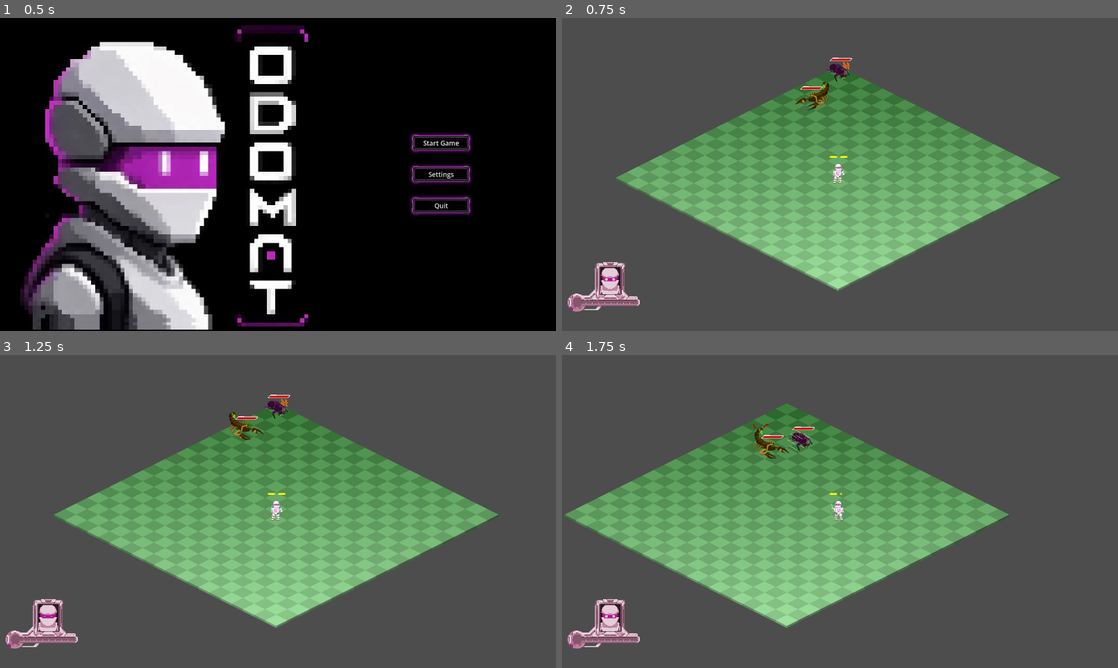
Above: before the commit, frames 1-4 (two rows, left to right).
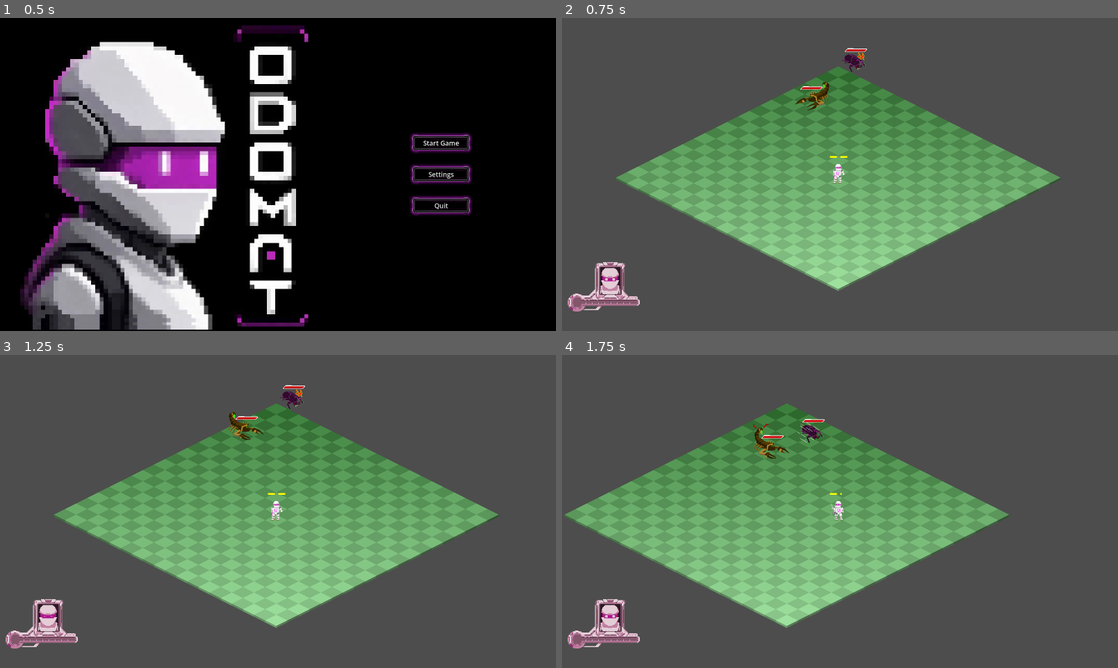
Above: after the commit, the same moments.

Repository: NoeRoberties/Odomat
Game: Godot game, scene res://Scenes/UI/MainMenu/MainMenu.tscn
The game is run twice, just before and just after one commit, with the same random seed, the same clock (stepped at 60 frames per second) and the same inputs.
Inputs (mouse positions are in pixels of both pictures, inside the frame that each line leads up to):
- Up to frame 1 (0.5 s): no input
- Up to frame 2 (0.75 s): click "Start Game" at 0.5 s
- Up to frame 3 (1.25 s): no input
- Up to frame 4 (1.75 s): tap Enter (ui_accept) at 1.25, 1.52 s; move the mouse to (962, 495) at 1.27 s; hold D (move_right) from 1.28 s (still down); hold Shift (dash) from 1.28 s (still down); click (962, 495) at 1.42 s

Frame 1 is identical in both runs. In frame 2, 0.3% of the frame differs, in the area x 47-55%, y 9-21%; in frame 3, 0.3%; in frame 4, 0.3%.

Commit message:
[ADD] New place with Old man lab

Diff:
--- /dev/null
+++ b/godot-project/odomat/Scenes/Maps/OldManLab.tscn
@@ -0,0 +1,249 @@
+[gd_scene format=3 uid="uid://duhyafo6xupe2"]
+
+[ext_resource type="Texture2D" uid="uid://dsw73d2puv3qe" path="res://Assets/Map/Lab_OldMan/Labo_vieuxfoue.png" id="1_6rheg"]
+[ext_resource type="Script" uid="uid://cxr3lx3m1i3f1" path="res://Scripts/Maps/old_man_lab.gd" id="1_416ka"]
+[ext_resource type="PackedScene" uid="uid://brnw2i2klx3j6" path="res://Scenes/Player/Player.tscn" id="2_ognfd"]
+[ext_resource type="PackedScene" uid="uid://dtqm6mc60fbp6" path="res://Scenes/NPCs/NPC.tscn" id="2_skcjh"]
+[ext_resource type="Texture2D" uid="uid://b8ir8edunkkf4" path="res://Assets/Old_man/OldMan.png" id="3_416ka"]
+
+[sub_resource type="AtlasTexture" id="AtlasTexture_skcjh"]
+atlas = ExtResource("1_6rheg")
+region = Rect2(0, 0, 625.6231, 682)
+
+[sub_resource type="AtlasTexture" id="AtlasTexture_6rheg"]
+atlas = ExtResource("1_6rheg")
+region = Rect2(703.4713, 294.39398, 490.22266, 300.34772)
+
+[sub_resource type="AtlasTexture" id="AtlasTexture_ognfd"]
+atlas = ExtResource("1_6rheg")
+region = Rect2(1238.5735, 342.72583, 276.18176, 169.16132)
+
+[sub_resource type="AtlasTexture" id="AtlasTexture_416ka"]
+atlas = ExtResource("1_6rheg")
+region = Rect2(1545.0992, 411.74384, 103.305786, 78.51242)
+
+[sub_resource type="AtlasTexture" id="AtlasTexture_54uly"]
+atlas = ExtResource("1_6rheg")
+region = Rect2(1732.5591, 367.85962, 115.70264, 127.272766)
+
+[sub_resource type="AtlasTexture" id="AtlasTexture_rf2br"]
+atlas = ExtResource("1_6rheg")
+region = Rect2(2008.0002, 350.00006, 100, 172.00006)
+
+[sub_resource type="AtlasTexture" id="AtlasTexture_qv2dn"]
+atlas = ExtResource("1_6rheg")
+region = Rect2(2203.6028, 441.49997, 274.00024, 66.00003)
+
+[sub_resource type="AtlasTexture" id="AtlasTexture_mos8o"]
+atlas = ExtResource("3_416ka")
+region = Rect2(0, 0, 64, 64)
+
+[sub_resource type="AtlasTexture" id="AtlasTexture_6p02m"]
+atlas = ExtResource("3_416ka")
+region = Rect2(64, 0, 64, 64)
+
+[sub_resource type="AtlasTexture" id="AtlasTexture_jc60t"]
+atlas = ExtResource("3_416ka")
+region = Rect2(0, 64, 64, 64)
+
+[sub_resource type="SpriteFrames" id="SpriteFrames_ibjqp"]
+animations = [{
+"frames": [{
+"duration": 1.0,
+"texture": SubResource("AtlasTexture_mos8o")
+}, {
+"duration": 1.0,
+"texture": SubResource("AtlasTexture_6p02m")
+}, {
+"duration": 1.0,
+"texture": SubResource("AtlasTexture_jc60t")
+}],
+"loop": true,
+"name": &"default",
+"speed": 4.0
+}]
+
+[sub_resource type="AtlasTexture" id="AtlasTexture_fwkfi"]
+atlas = ExtResource("1_6rheg")
+region = Rect2(2203.6028, 386.49994, 274.00024, 55.00003)
+
+[sub_resource type="RectangleShape2D" id="RectangleShape2D_6rheg"]
+size = Vector2(524, 112)
+
+[sub_resource type="RectangleShape2D" id="RectangleShape2D_416ka"]
+size = Vector2(552.94183, 111.99727)
+
+[sub_resource type="RectangleShape2D" id="RectangleShape2D_54uly"]
+size = Vector2(552.94183, 92.68799)
+
+[sub_resource type="RectangleShape2D" id="RectangleShape2D_ognfd"]
+size = Vector2(552.94183, 101)
+
+[sub_resource type="RectangleShape2D" id="RectangleShape2D_skcjh"]
+size = Vector2(552.94183, 71.24556)
+
+[sub_resource type="RectangleShape2D" id="RectangleShape2D_rf2br"]
+size = Vector2(294.7585, 101)
+
+[sub_resource type="RectangleShape2D" id="RectangleShape2D_qv2dn"]
+size = Vector2(207.88951, 101)
+
+[sub_resource type="RectangleShape2D" id="RectangleShape2D_fwkfi"]
+size = Vector2(63.8833, 257.51108)
+
+[sub_resource type="RectangleShape2D" id="RectangleShape2D_mos8o"]
+size = Vector2(42.394783, 27.041039)
+
+[sub_resource type="RectangleShape2D" id="RectangleShape2D_6p02m"]
+size = Vector2(174.68716, 67.10795)
+
+[sub_resource type="RectangleShape2D" id="RectangleShape2D_jc60t"]
+size = Vector2(308, 28)
+
+[sub_resource type="RectangleShape2D" id="RectangleShape2D_ibjqp"]
+size = Vector2(76.37453, 21.220276)
+
+[node name="OldManLab" type="Node2D" unique_id=1603672143]
+script = ExtResource("1_416ka")
+
+[node name="ColorRect" type="ColorRect" parent="." unique_id=439222132]
+offset_left = -1006.0
+offset_top = -481.0
+offset_right = 2703.0
+offset_bottom = 1644.0
+color = Color(0, 0, 0, 1)
+
+[node name="RoomBackground" type="Sprite2D" parent="." unique_id=1933265874]
+position = Vector2(797, 460.00003)
+scale = Vector2(1.4912001, 1.4941349)
+texture = SubResource("AtlasTexture_skcjh")
+
+[node name="Carpet" type="Sprite2D" parent="." unique_id=585750613]
+position = Vector2(817, 618)
+scale = Vector2(1.4, 1.405)
+texture = SubResource("AtlasTexture_6rheg")
+
+[node name="Workbench" type="Sprite2D" parent="." unique_id=613467261]
+position = Vector2(684, 366)
+scale = Vector2(1.2, 1.209)
+texture = SubResource("AtlasTexture_ognfd")
+
+[node name="Table" type="Sprite2D" parent="." unique_id=736137352]
+position = Vector2(880, 389)
+scale = Vector2(1.2, 1.209)
+texture = SubResource("AtlasTexture_416ka")
+
+[node name="Shelf" type="Sprite2D" parent="." unique_id=1906193794]
+position = Vector2(1019, 389)
+scale = Vector2(1.44, 1.461681)
+texture = SubResource("AtlasTexture_54uly")
+
+[node name="Chimney" type="Sprite2D" parent="." unique_id=593593130]
+position = Vector2(1154, 420.99997)
+scale = Vector2(1.44, 1.461681)
+texture = SubResource("AtlasTexture_rf2br")
+
+[node name="OperationTable" type="Sprite2D" parent="." unique_id=755502244]
+position = Vector2(800, 553)
+scale = Vector2(1.44, 1.461681)
+texture = SubResource("AtlasTexture_qv2dn")
+
+[node name="NPC" parent="." unique_id=714362369 instance=ExtResource("2_skcjh")]
+position = Vector2(429, 558.00006)
+scale = Vector2(1.3, 1.3)
+_dialogues = Array[String](["Oh! You're finally awake!", "You were in very bad state when I picked you up.", "I gave you a little upgrade too. You have a new \"Bionic Sword\" module!", "You can check all your modules by pressing 'E' by the way.", "If you want to test it you can go outside. Right now there is plenty of creatures that are wandering close to here."])
+_sprite_frames = SubResource("SpriteFrames_ibjqp")
+_name = "Edgar"
+
+[node name="Player" parent="." unique_id=979638911 instance=ExtResource("2_ognfd")]
+position = Vector2(797, 461)
+scale = Vector2(1.15, 1.15)
+
+[node name="Lamps" type="Sprite2D" parent="." unique_id=1294631476]
+position = Vector2(800, 465)
+scale = Vector2(1.44, 1.461681)
+texture = SubResource("AtlasTexture_fwkfi")
+
+[node name="Collisions" type="StaticBody2D" parent="." unique_id=250653711]
+
+[node name="CollisionShape2D" type="CollisionShape2D" parent="Collisions" unique_id=841269051]
+position = Vector2(831, 325)
+shape = SubResource("RectangleShape2D_6rheg")
+
+[node name="CollisionShape2D2" type="CollisionShape2D" parent="Collisions" unique_id=1564592402]
+position = Vector2(1176.2147, 420.741)
+rotation = 0.5311826
+shape = SubResource("RectangleShape2D_416ka")
+
+[node name="CollisionShape2D3" type="CollisionShape2D" parent="Collisions" unique_id=212088657]
+position = Vector2(1303.1515, 613.19446)
+rotation = 1.6175964
+scale = Vector2(0.99999994, 0.99999994)
+shape = SubResource("RectangleShape2D_54uly")
+
+[node name="CollisionShape2D4" type="CollisionShape2D" parent="Collisions" unique_id=1184959254]
+position = Vector2(1142.0001, 836.00006)
+rotation = 2.4261892
+shape = SubResource("RectangleShape2D_ognfd")
+
+[node name="CollisionShape2D5" type="CollisionShape2D" parent="Collisions" unique_id=639490353]
+position = Vector2(829.5294, 902.1569)
+rotation = -0.003977619
+scale = Vector2(0.99999994, 0.99999994)
+shape = SubResource("RectangleShape2D_ognfd")
+
+[node name="CollisionShape2D6" type="CollisionShape2D" parent="Collisions" unique_id=1828963226]
+position = Vector2(386.00003, 776)
+rotation = 0.71100366
+shape = SubResource("RectangleShape2D_ognfd")
+
+[node name="CollisionShape2D7" type="CollisionShape2D" parent="Collisions" unique_id=660770707]
+position = Vector2(314.62326, 494.17368)
+rotation = 1.8309121
+shape = SubResource("RectangleShape2D_skcjh")
+
+[node name="CollisionShape2D8" type="CollisionShape2D" parent="Collisions" unique_id=573582903]
+position = Vector2(1005.99994, 873)
+rotation = 2.9030318
+scale = Vector2(0.99999994, 0.99999994)
+shape = SubResource("RectangleShape2D_rf2br")
+
+[node name="CollisionShape2D9" type="CollisionShape2D" parent="Collisions" unique_id=1243930165]
+position = Vector2(572.99994, 863.99994)
+rotation = 3.473275
+scale = Vector2(0.99999994, 0.99999994)
+shape = SubResource("RectangleShape2D_rf2br")
+
+[node name="CollisionShape2D10" type="CollisionShape2D" parent="Collisions" unique_id=436887851]
+position = Vector2(343.1377, 745.91064)
+rotation = 1.1652031
+scale = Vector2(0.9999998, 0.9999998)
+shape = SubResource("RectangleShape2D_qv2dn")
+
+[node name="CollisionShape2D11" type="CollisionShape2D" parent="Collisions" unique_id=173786950]
+position = Vector2(471.61896, 342.30988)
+rotation = 1.2430412
+shape = SubResource("RectangleShape2D_fwkfi")
+
+[node name="CollisionShape2D12" type="CollisionShape2D" parent="Collisions" unique_id=373804625]
+position = Vector2(596.2902, 373.2187)
+rotation = 2.4860823
+shape = SubResource("RectangleShape2D_mos8o")
+
+[node name="CollisionShape2D13" type="CollisionShape2D" parent="Collisions" unique_id=515194429]
+position = Vector2(352, 448)
+rotation = -1.0919477
+shape = SubResource("RectangleShape2D_6p02m")
+
+[node name="CollisionShape2D14" type="CollisionShape2D" parent="Collisions" unique_id=794642258]
+position = Vector2(809, 526)
+shape = SubResource("RectangleShape2D_jc60t")
+
+[node name="Exit" type="Area2D" parent="." unique_id=1897958881]
+
+[node name="CollisionShape2D" type="CollisionShape2D" parent="Exit" unique_id=1632365824]
+position = Vector2(451.21948, 396.73666)
+rotation = -0.39228317
+shape = SubResource("RectangleShape2D_ibjqp")
+
+[connection signal="body_entered" from="Exit" to="." method="_on_exit_body_entered"]
--- a/godot-project/odomat/Scenes/Player/Player.tscn
+++ b/godot-project/odomat/Scenes/Player/Player.tscn
@@ -6,7 +6,7 @@
 size = Vector2(63, 52)
 
 [sub_resource type="RectangleShape2D" id="RectangleShape2D_kyqiw"]
-size = Vector2(58.5, 44.5)
+size = Vector2(58.5, 65.25)
 
 [node name="Player" type="CharacterBody2D" unique_id=979638911 groups=["player"]]
 collision_layer = 3
@@ -25,8 +25,7 @@
 position = Vector2(5, 1)
 
 [node name="Collider" type="CollisionShape2D" parent="." unique_id=618857043]
-visible = false
-position = Vector2(0, -10)
+position = Vector2(0, 0.375)
 shape = SubResource("RectangleShape2D_kyqiw")
 
 [connection signal="body_entered" from="Hitbox" to="." method="_on_hitbox_body_entered"]
--- /dev/null
+++ b/godot-project/odomat/Scripts/Maps/old_man_lab.gd
@@ -0,0 +1,17 @@
+extends Node2D
+
+const EXIT_SCENE: String = "res://Scenes/Maps/World.tscn"
+
+# Called when the node enters the scene tree for the first time.
+func _ready() -> void:
+	pass # Replace with function body.
+
+
+# Called every frame. 'delta' is the elapsed time since the previous frame.
+func _process(delta: float) -> void:
+	pass
+
+
+func _on_exit_body_entered(body: Node2D) -> void:
+	if body.is_in_group("player"):
+		get_tree().change_scene_to_file(EXIT_SCENE)
--- a/godot-project/odomat/Scripts/NPCs/npc.gd
+++ b/godot-project/odomat/Scripts/NPCs/npc.gd
@@ -9,6 +9,8 @@
 
 func _ready() -> void:
 	%AnimatedSprite2D.sprite_frames = _sprite_frames
+	if %AnimatedSprite2D.sprite_frames.has_animation("default"):
+		%AnimatedSprite2D.play("default")
 
 
 func _launch_dialogue() -> void:
Not shown, added: godot-project/odomat/Scripts/Maps/old_man_lab.gd.uid
Not shown, removed: godot-project/odomat/Assets/Map/Lab_OldMan/Labo_vieuxfoue.png~
